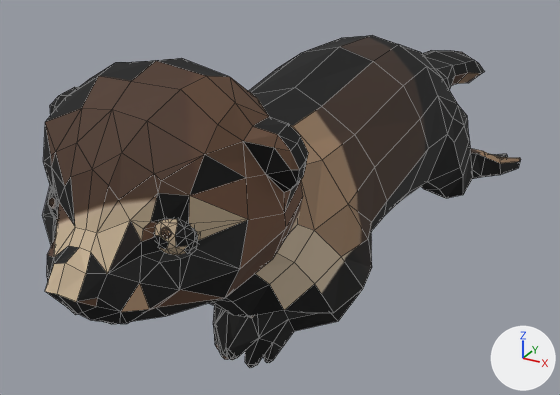
One commit to the Blender file ArtSource/SeaOtter/sea_otter.blend: the scene before it, then after it.
Camera for both pictures: a 50 mm camera at (0.239, -0.548, 0.354) aimed at (-0.037, -0.046, 0.102). The axes (+X, +Y, +Z) are drawn at lower right. The lights are the same throughout. The older version comes first. Mesh edges are drawn as thin lines.

Objects in the first picture: 'SeaOtter'.
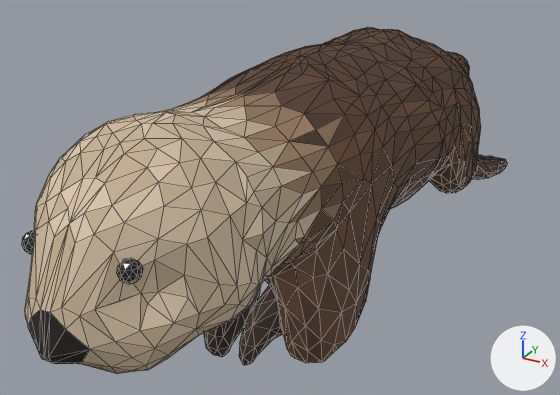
The change, as a list of edits to the scene's bpy script:
```text
Change me_seaotter:
    used by ob_seaotter; location = (0.0, 0.0, 0.0); rotation_euler = (1.571, 0.0, 0.0), in degrees (90, 0, 0); scale = (0.01, 0.01, 0.01)
    remove me_seaotter.from_pydata(...)  # 1137 vertices, 1730 faces; spans x -10.4..10.3, y 3.5..26.0, z -33.4..32.6
    add me_seaotter.from_pydata(...)  # 1685 vertices, 3358 faces; spans x -9.0..9.0, y 4.0..23.2, z -28.6..33.9
    me_seaotter part 1: a new loose piece, an icosphere of 80 faces spanning x -3.5..-2.4, y 17.5..18.7, z 30.3..31.5, in mat_seaotter (picture img_sea_otter_basecolor)
    me_seaotter part 2: a new loose piece, an icosphere of 80 faces spanning x 2.4..3.5, y 17.5..18.7, z 30.3..31.5, in mat_seaotter (picture img_sea_otter_basecolor)
    me_seaotter part 3: the loose piece of 759 vertices spanning x -10.4..10.3, y 3.5..26.0, z -33.4..32.6 is rebuilt with 1601 vertices and now spans x -9.0..9.0, y 4.0..23.2, z -28.6..33.9
    me_seaotter part 4: the loose piece of 189 vertices spanning x 1.9..4.6, y 17.6..20.4, z 26.1..29.0 is deleted
    me_seaotter part 5: the loose piece of 189 vertices spanning x -4.6..-1.9, y 17.6..20.4, z 26.1..29.0 is deleted
```

What differs and where, as boxes (x1, y1, x2, y2) in the pictures (560 x 395 px):
'SeaOtter', reshaped
    before: (43, 35, 521, 368)
    after: (22, 27, 508, 374)
part 1 of me_seaotter, added
    after: (22, 231, 35, 254)
part 2 of me_seaotter, added
    after: (117, 259, 143, 284)
part 3 of me_seaotter, rebuilt
    before: (43, 35, 521, 368)
    after: (25, 27, 508, 374)
part 4 of me_seaotter, deleted
    before: (153, 219, 198, 255)
part 5 of me_seaotter, deleted
    before: (48, 188, 58, 221)
